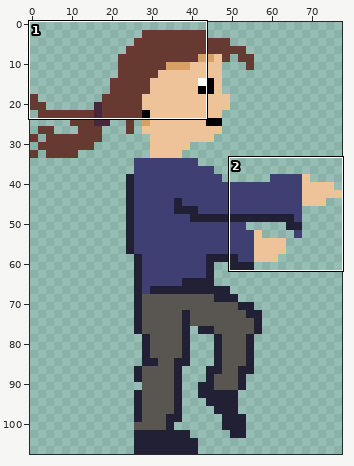
Pixel-art file -- assets/fighters/leoFighter/LeoFighter.ase. Above, an overview of the earlier version with the close-up marked.
Close-up. The starting point:
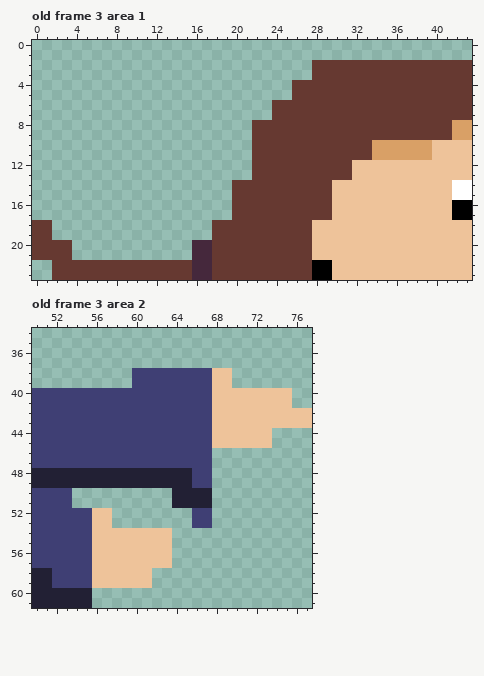
78x108 pixels, 5 frames. Shown: old frame 3 area 1: x 0..43, y 0..23; old frame 3 area 2: x 50..77, y 34..61.
After:
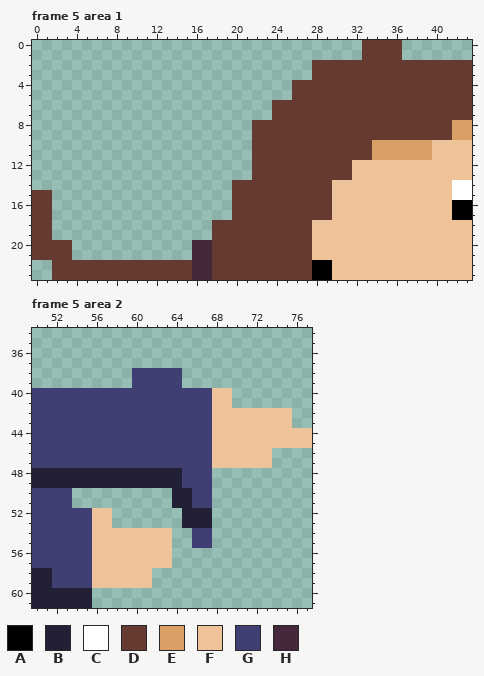
Palette (. is transparent): A #000000  B #222034  C #ffffff  D #663931  E #d9a066  F #eec39a  G #3f3f74  H #45283c
A new or re-ordered frame is compared with the old frame closest to it.
Edits made:
frames 5 -> 6
Changed rows in their new state; - is an unchanged pixel.
Frame 5 area 1 is new; against old frame 3, layer "Layer 2":
first column x 33:
 0 DDDD
 1 DDDD
first column x 0:
15 DD
16 DD
17 DD
Frame 5 area 2 is new; against old frame 3, layer "Layer 2":
first column x 65:
38 .....--------
39 .....--------
40 -----......--
41 -----......--
42 -----------..
43 -----------..
44 ---------FFFF
45 ---------FFFF
46 ---FFFFFF----
47 ---FFFFFF----
48 G------------
49 G------------
50 -GG----------
51 -GG----------
52 BBB----------
53 BBB----------
54 -GG----------
55 -GG----------
